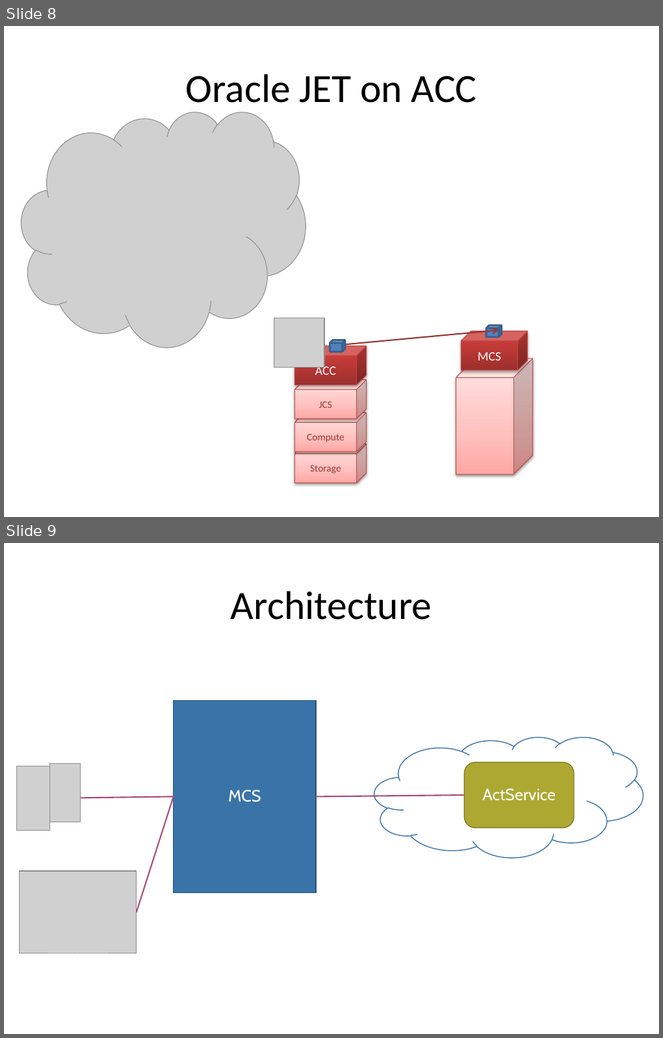
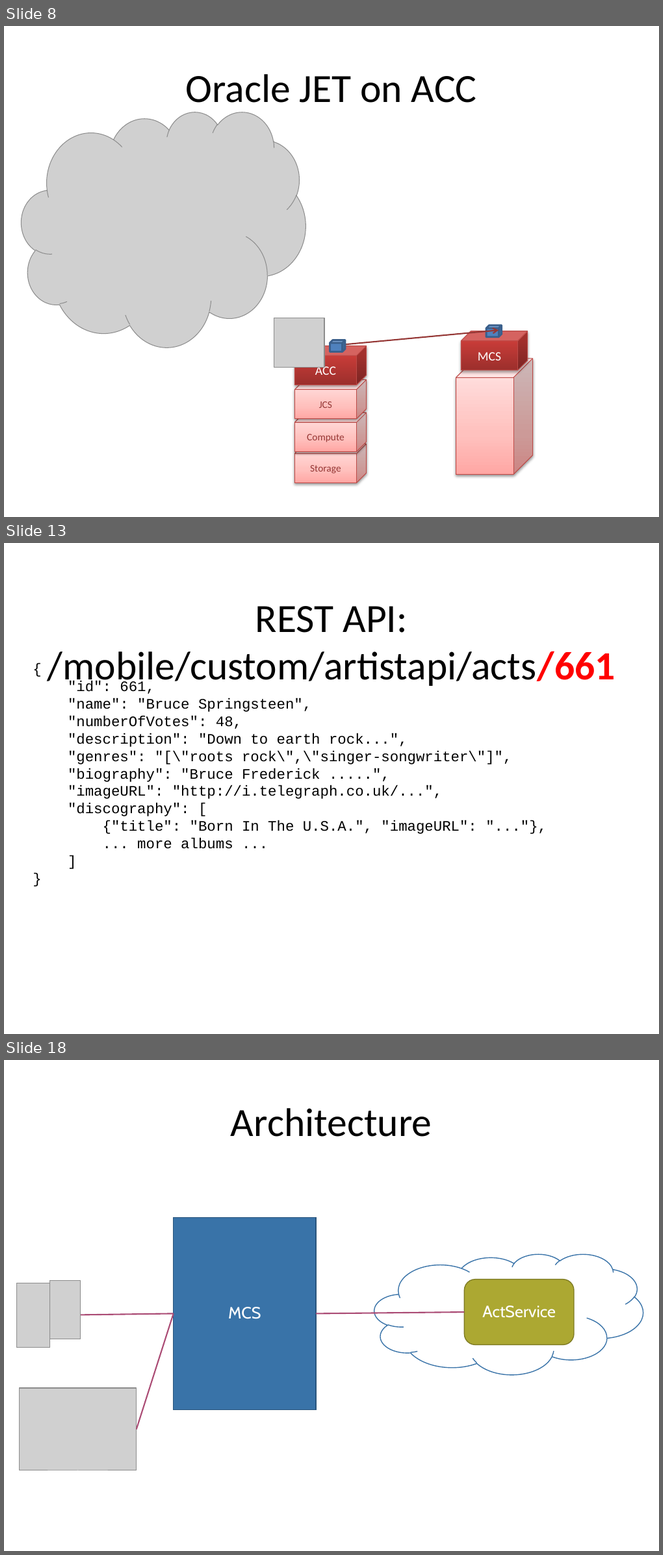
Before and after one commit to lucasjellema/aced-cloud-demo-ofmw2016-valencia, a slide deck: soaring-through-the-clouds-ofmw-forum2016-valencia-demo.pptx. Shown one above the other, each under a label of ours: slides 8 and 9 before the commit, slides 8, 13 and 18 after it; the slides between them are not shown. The pictures are 663x1038 and 663x1555 pixels, drawn with LibreOffice and Linux fonts; fonts in the diff are those of the drawing; grey boxes stand for pictures. Boxes give left, top, right and bottom in pixels: in the first picture for what was removed or moved away, otherwise in the second. Text is boxed around its words. In the diff, an @@ line names an element or a change of style, - is before the commit and + after.

```diff
--- a/soaring-through-the-clouds-ofmw-forum2016-valencia-demo.pptx
+++ b/soaring-through-the-clouds-ofmw-forum2016-valencia-demo.pptx
@@ slide 13 added at (4, 543, 659, 1034), background #FFFFFF @@
@@ title added at (48, 606, 616, 689), 44 pt, text #000000 @@
+REST API: /mobile/custom/artistapi/acts/661
@@ text added at (68, 681, 512, 849), 16 pt, text #000000 @@
+{
+"id": 661,
+"name": "Bruce Springsteen",
+"numberOfVotes": 48,
+"description": "Down to earth rock...",
+"genres": "[\"roots rock\",\"singer-songwriter\"]",
+"biography": "Bruce Frederick .....",
+"imageURL": "http://i.telegraph.co.uk/...",
+"discography": [
+{"title": "Born In The U.S.A.", "imageURL": "..."},
+... more albums ...
+]
+}
@@ what was slide 9 is now slide 18 @@
```
Also in this commit, not shown: 9 other slides added.
